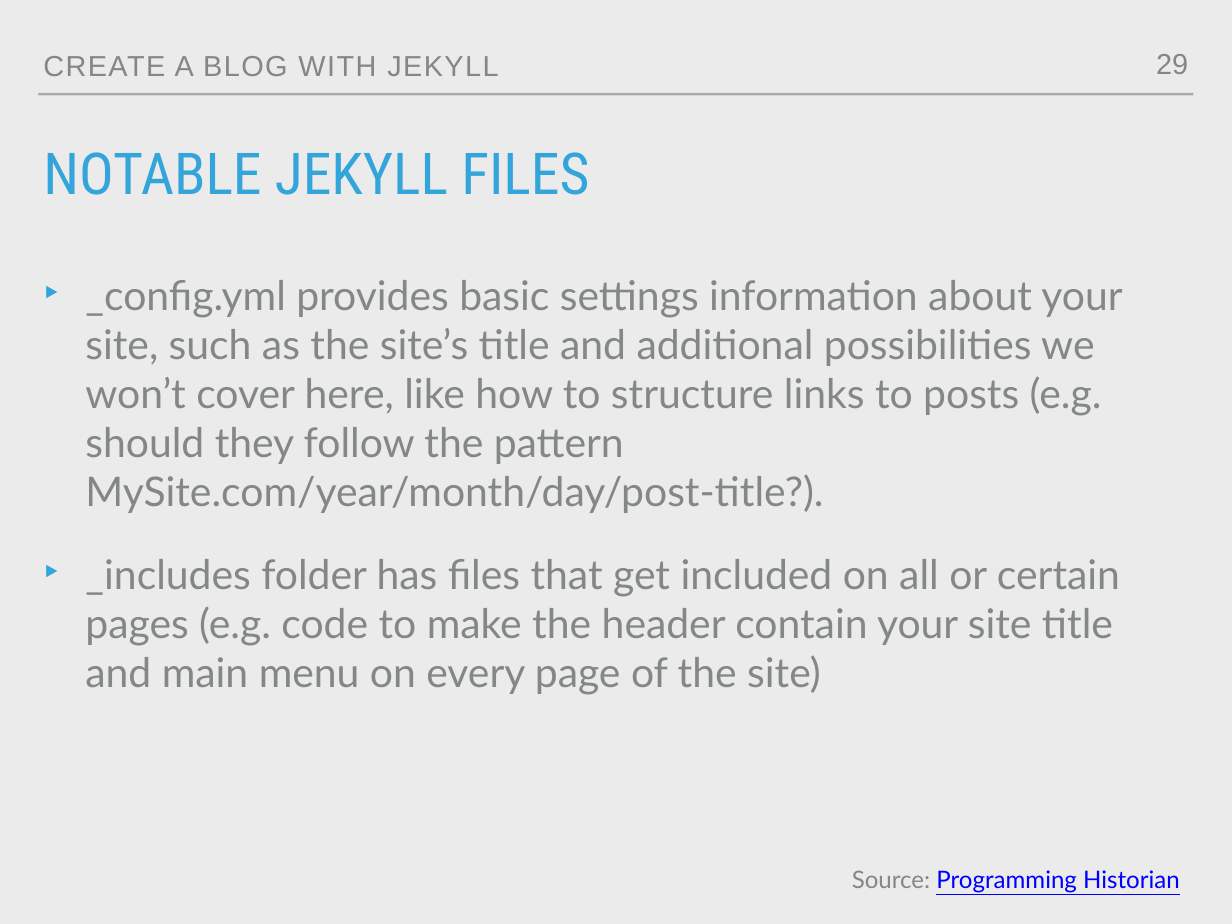
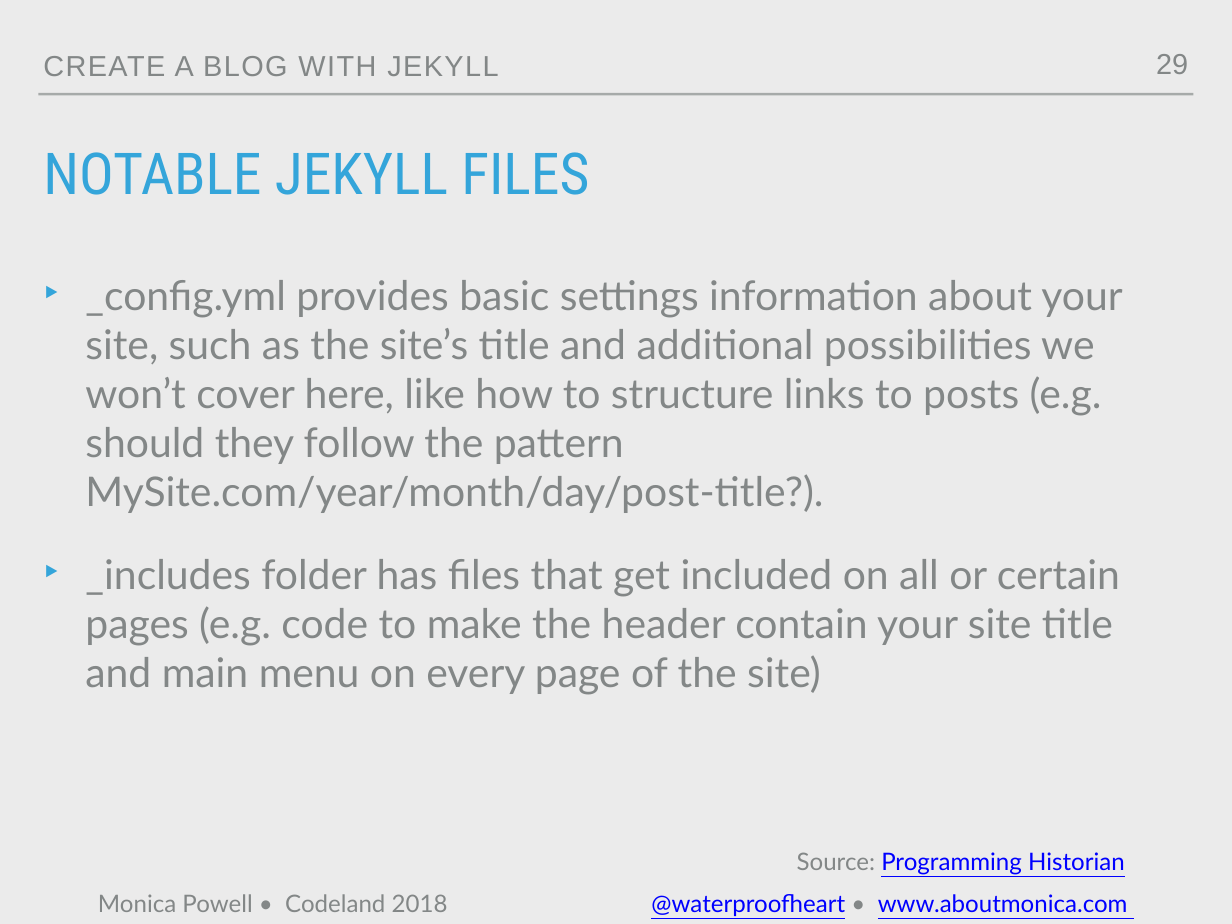
Before and after one commit to M0nica/codeland-workshop, a slide deck: slide 29 of codeland2018.pptx. Drawn at 1232x924 pixels with LibreOffice and Linux fonts; fonts in the diff are those of the drawing; background and template pictures are left out. Boxes give left, top, right and bottom in pixels: in the first picture for what was removed or moved away, otherwise in the second. Text is boxed around its words. In the diff, an @@ line names an element or a change of style, - is before the commit and + after.

```diff
--- a/codeland2018.pptx
+++ b/codeland2018.pptx
@@ text "Source: Programming Historian": place and size @@
-text "Source: Programming Historian" at [852, 870, 1180, 893]
+text "Source: Programming Historian" at [797, 852, 1125, 875]
@@ text added at [98, 894, 1128, 916], 20 pt, text #0000FF, underline @@
+Monica Powell • Codeland 2018 @waterproofheart • www.aboutmonica.com
```
Also in this commit, not shown: 59 other slides changed, 4 other files.
